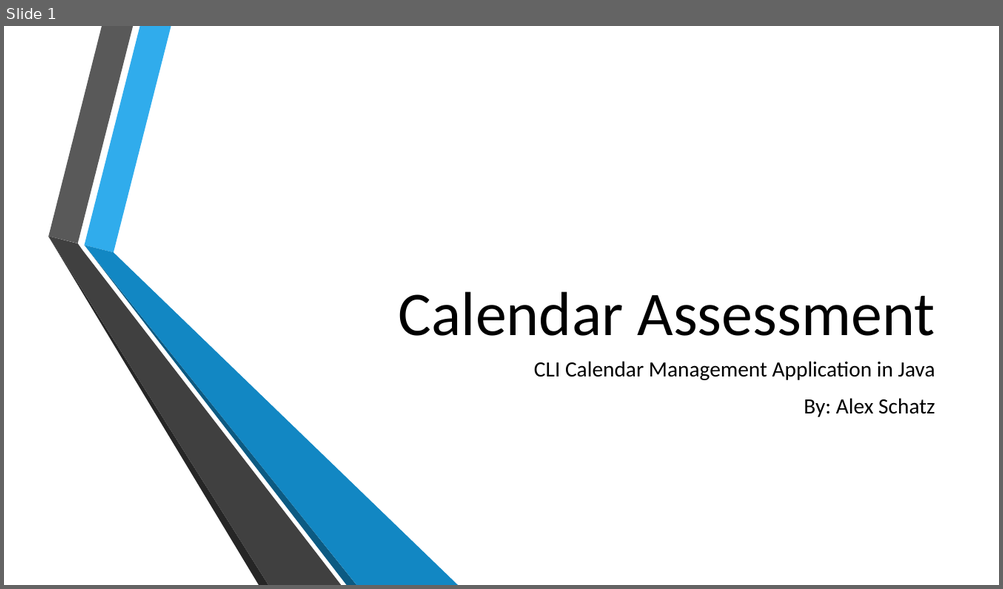
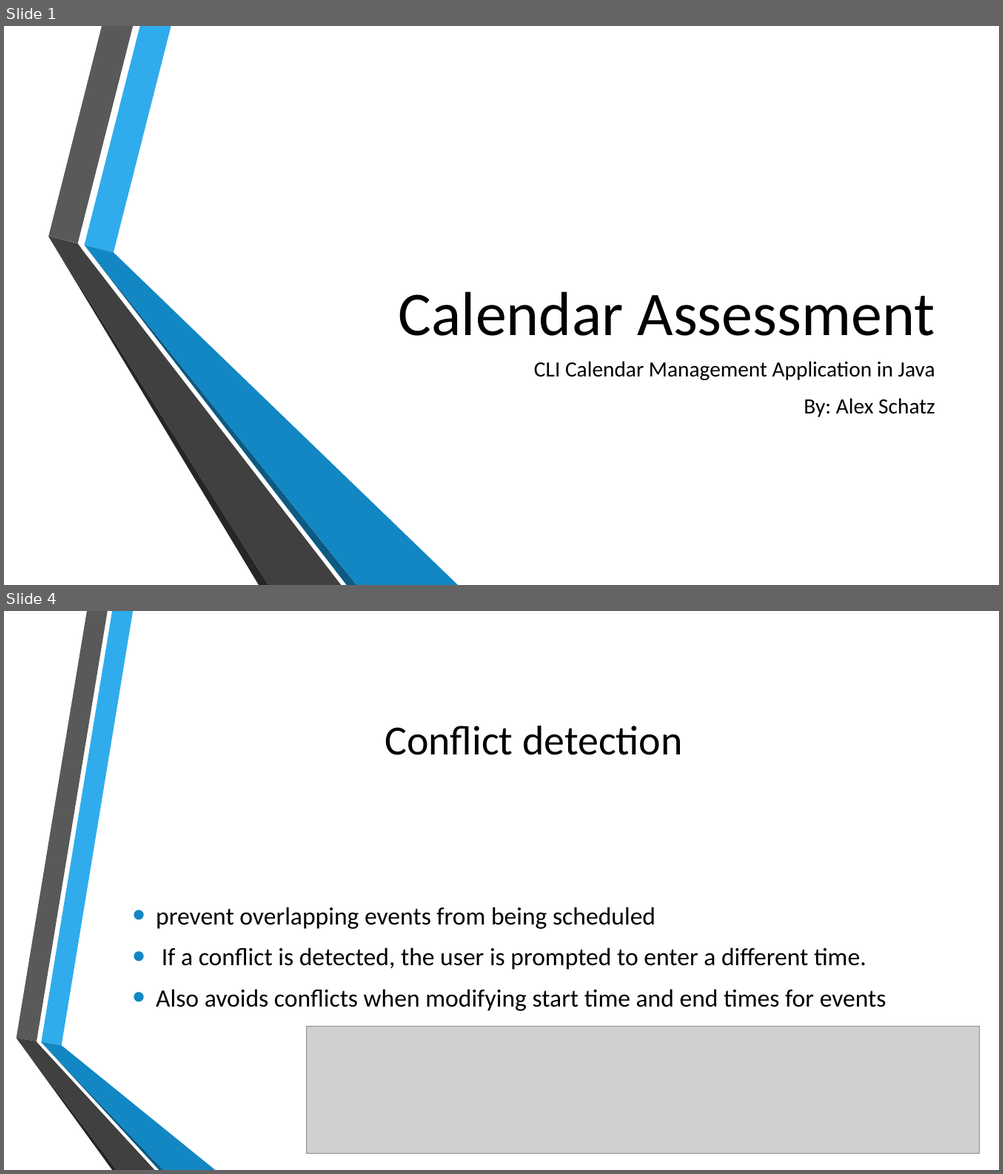
Before and after one commit to radfre/Capgemmini-Calender-Assesment, a slide deck: Calender Application Presentation.pptx. Shown one above the other, each under a label of ours: slide 1 before the commit, slides 1 and 4 after it; the slides between them are not shown. The pictures are 1003x589 and 1003x1174 pixels, drawn with LibreOffice and Linux fonts; fonts in the diff are those of the drawing; grey boxes stand for pictures; background and template pictures are left out. Boxes give left, top, right and bottom in pixels: in the first picture for what was removed or moved away, otherwise in the second. Text is boxed around its words. In the diff, an @@ line names an element or a change of style, - is before the commit and + after.

```diff
--- a/Calender Application Presentation.pptx
+++ b/Calender Application Presentation.pptx
@@ slide 4 added at [4, 611, 999, 1170], background picture (left out) @@
@@ title added at [385, 726, 683, 755], 40 pt, text #000000 @@
+Conflict detection
@@ text added at [156, 907, 886, 1011], 24 pt, text #000000 @@
+• prevent overlapping events from being scheduled
+• If a conflict is detected, the user is prompted to enter a different time.
+• Also avoids conflicts when modifying start time and end times for events
@@ picture added at [306, 1027, 979, 1153] @@
@@ group added at [16, 611, 215, 1170]: 6 freeform shapes @@
```
Also in this commit, not shown: 6 other slides added, 2 slides removed.
